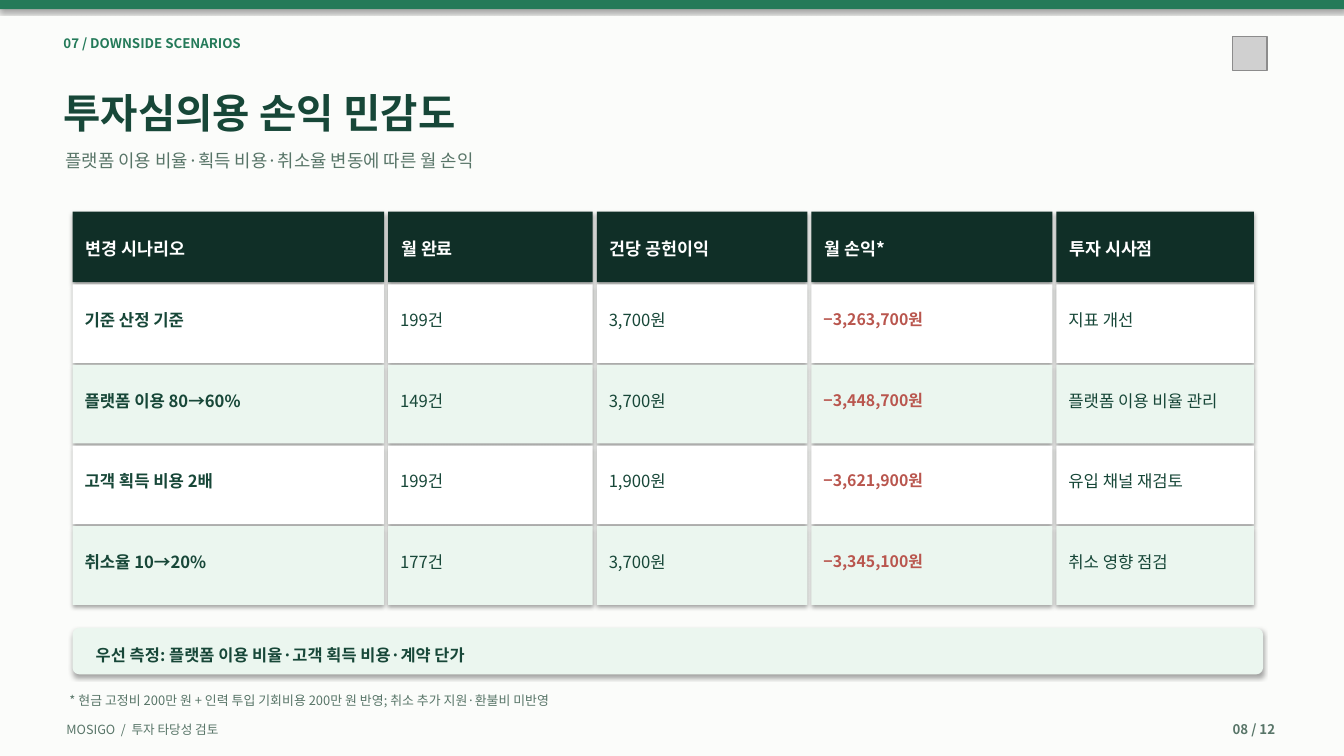
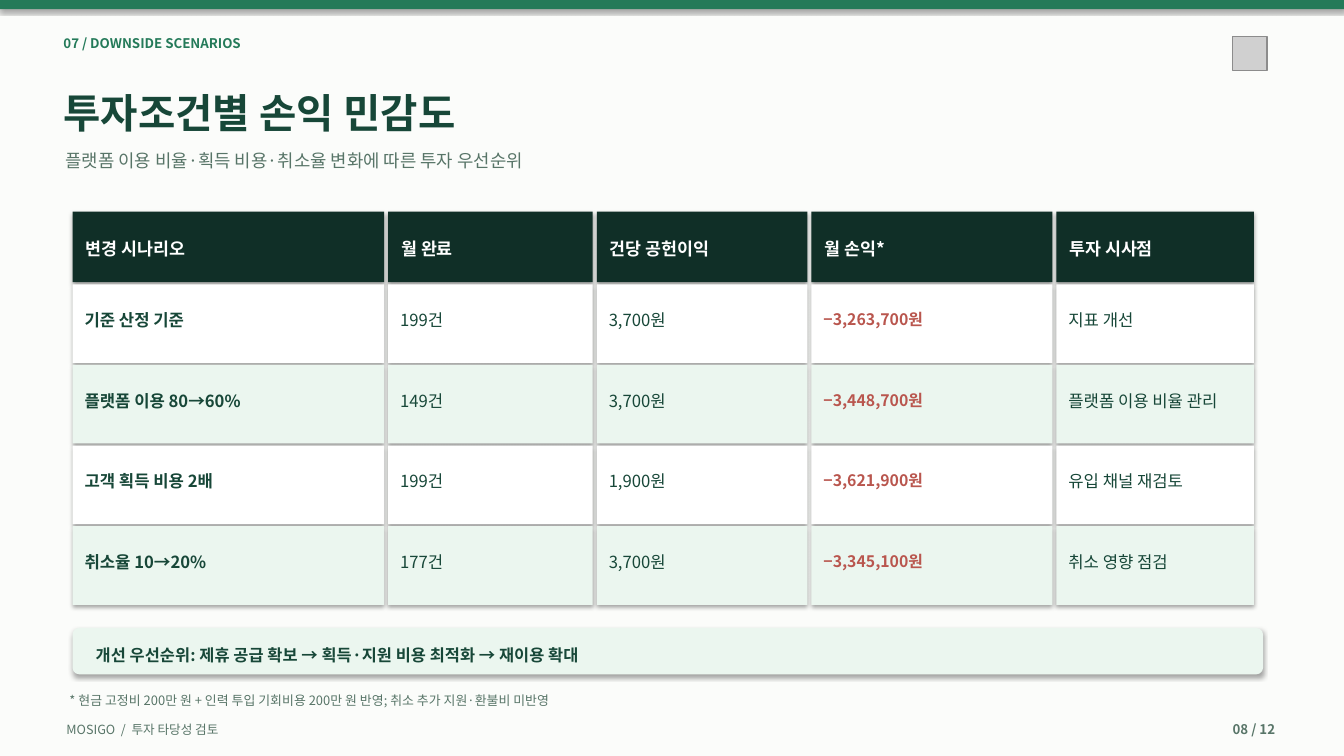
Before and after one commit to dohyunkimmm/mosigo-case-study, a slide deck: slide 8 of downloads/MOSIGO_IR_Investment_Review_12slides.pptx. Drawn at 1344x756 pixels with LibreOffice and Linux fonts; fonts in the diff are those of the drawing; grey boxes stand for pictures. Boxes give left, top, right and bottom in pixels: in the first picture for what was removed or moved away, otherwise in the second. Text is boxed around its words. In the diff, an @@ line names an element or a change of style, - is before the commit and + after.

```diff
--- a/downloads/MOSIGO_IR_Investment_Review_12slides.pptx
+++ b/downloads/MOSIGO_IR_Investment_Review_12slides.pptx
@@ text at (63, 94, 455, 132): text changed @@
-투자심의용 손익 민감도
+투자조건별 손익 민감도
@@ text at (65, 152, 522, 169): text changed @@
-플랫폼 이용 비율·획득 비용·취소율 변동에 따른 월 손익
+플랫폼 이용 비율·획득 비용·취소율 변화에 따른 투자 우선순위
@@ text at (96, 647, 578, 663): text changed @@
-우선 측정: 플랫폼 이용 비율·고객 획득 비용·계약 단가
+개선 우선순위: 제휴 공급 확보 → 획득·지원 비용 최적화 → 재이용 확대
```
Also in this commit, not shown: 11 other slides changed, 25 other files.
